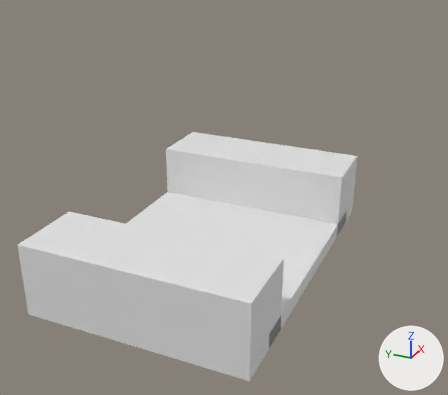
Two versions of the Blender file src/objects/level1.blend, one commit apart.
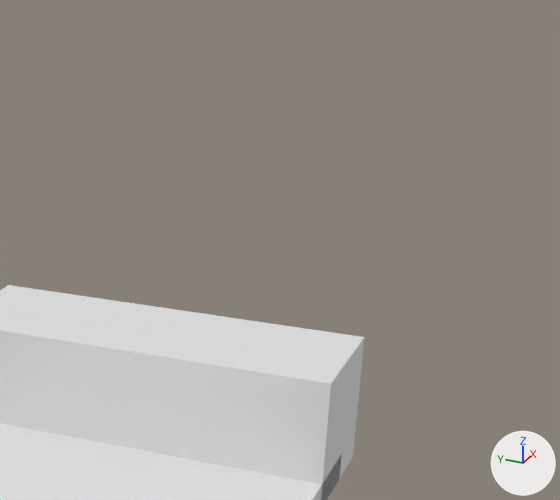
Old and new are each drawn whole from a 50 mm lens placed at (-38.4, -19.0, 19.9), pointed at (8.3, 2.0, -3.4) and again close up on the part from 42% to 100% of the width and 0% to 59% of the height. The lights are fixed; the arrows at lower right show +X, +Y and +Z.

The scene before the commit, as lines of its bpy script (objects in view):
```python
me_cube_001 = bpy.data.meshes.new('Cube.001')
me_cube_001.from_pydata(...)  # a box spanning x -7.7..12.4, y -8.3..8.3, z -5.6..-4.4
me_cube_001.materials.append(mat_material_003)  # white #e7e7e7
me_cube_003 = bpy.data.meshes.new('Cube.003')
me_cube_003.from_pydata(...)  # a box spanning x 9.2..14.8, y -8.3..8.3, z -5.6..-0.1
me_cube_003.materials.append(mat_material_003)  # white #e7e7e7
ob_cube = bpy.data.objects.new('Cube', me_cube_001)
ob_cube.location = (0.0, 0.0, 0.0)
ob_cube_002 = bpy.data.objects.new('Cube.002', me_cube_003)
ob_cube_002.location = (0.0, 0.0, 0.0)
```
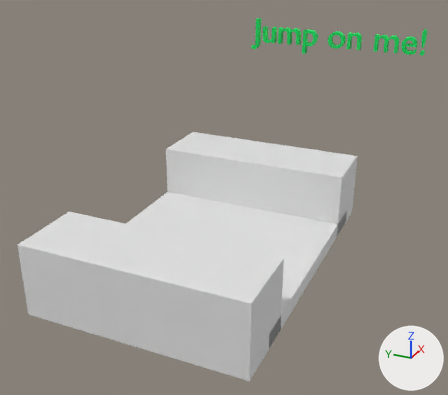
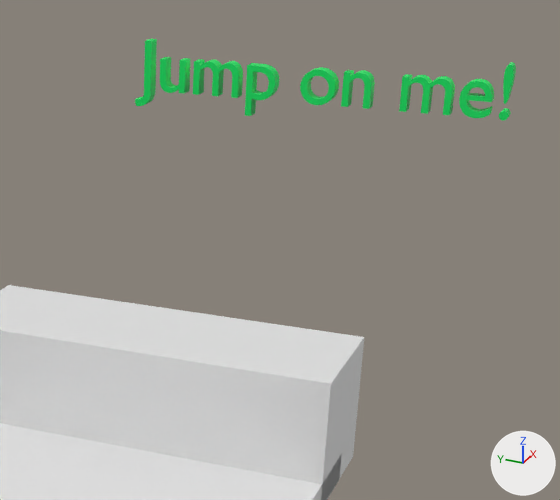
Commit message: added text to levels

Pixel boxes [x1, y1, x2, y2] of what changed, in the close-ups (560 x 500 px):
'Text_X', added (green): after [135, 39, 516, 121]

Patch to the scene script:
```diff
--- a/src/objects/level1.blend.py
+++ b/src/objects/level1.blend.py
@@ mat_material @@
+mat_material = principled_material('Material')
+mat_material.base_color = (0.0, 0.8, 0.126)  # green #00e763
@@ txt_text @@
+txt_text = bpy.data.curves.new('Text', 'FONT')
+txt_text.body = 'Jump on me!'
+txt_text.materials.append(mat_material)  # green #00e763
+txt_text.extrude = 0.1
+txt_text.offset_x = -3.281
+txt_text.offset_y = 3.527
@@ ob_text_x @@
+ob_text_x = bpy.data.objects.new('Text_X', txt_text)
+ob_text_x.location = (34.1, -3.62, -8.47)
+ob_text_x.rotation_euler = (1.571, 0.0, -1.571)  # degrees (90, 0, -90)
+ob_text_x.scale = (4.0, 4.0, 4.0)
```
